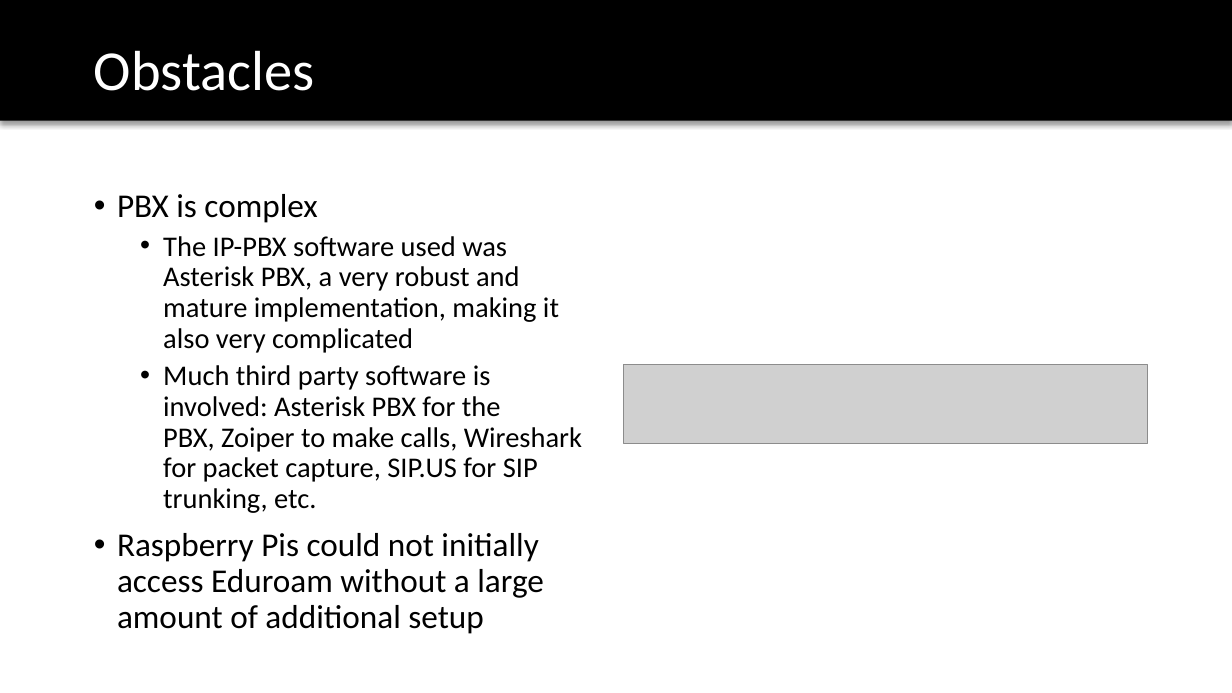
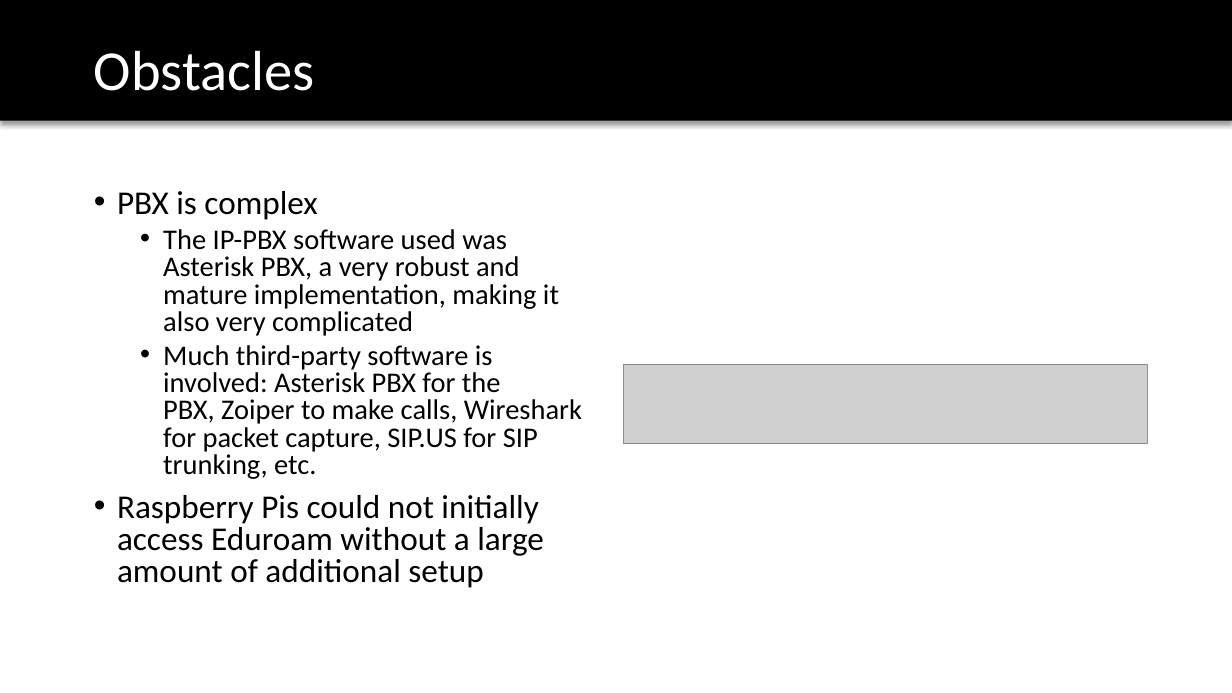
Before and after one commit to TrupeshKumarPatel/IoT_RaspberryPi, a slide deck: slide 11 of project_presentation/VoIP_final_presentation.pptx. Drawn at 1232x693 pixels with LibreOffice and Linux fonts; fonts in the diff are those of the drawing; grey boxes stand for pictures; background and template pictures are left out. Boxes give left, top, right and bottom in pixels: in the first picture for what was removed or moved away, otherwise in the second. Text is boxed around its words. In the diff, an @@ line names an element or a change of style, - is before the commit and + after.

```diff
--- a/project_presentation/VoIP_final_presentation.pptx
+++ b/project_presentation/VoIP_final_presentation.pptx
@@ text at bbox=[117, 191, 559, 588]: line spacing 0.9 to 0.8 @@
@@ text at bbox=[163, 345, 582, 479]: text changed @@
-  • Much third party software is involved: Asterisk PBX for the PBX, Zoiper to make calls, Wireshark for packet capture, SIP.US for SIP trunking, etc.
+  • Much third-party software is involved: Asterisk PBX for the PBX, Zoiper to make calls, Wireshark for packet capture, SIP.US for SIP trunking, etc.
```
Also in this commit, not shown: 7 other slides changed, 6 slides added, 1 slide removed, 2 other files.
